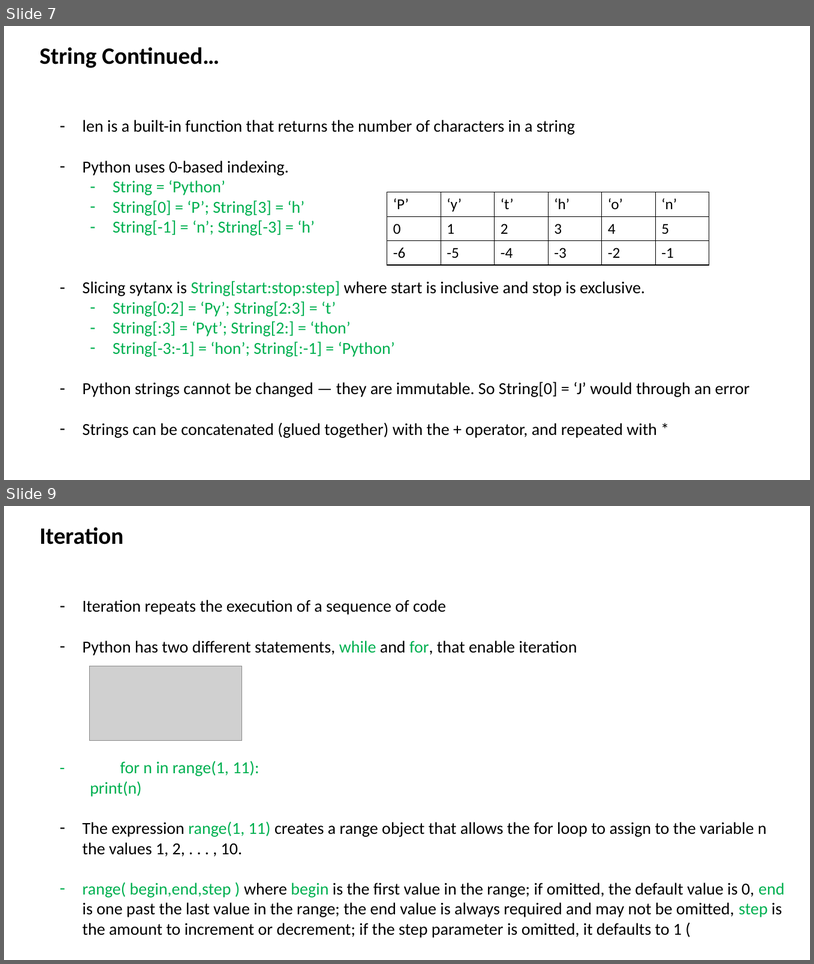
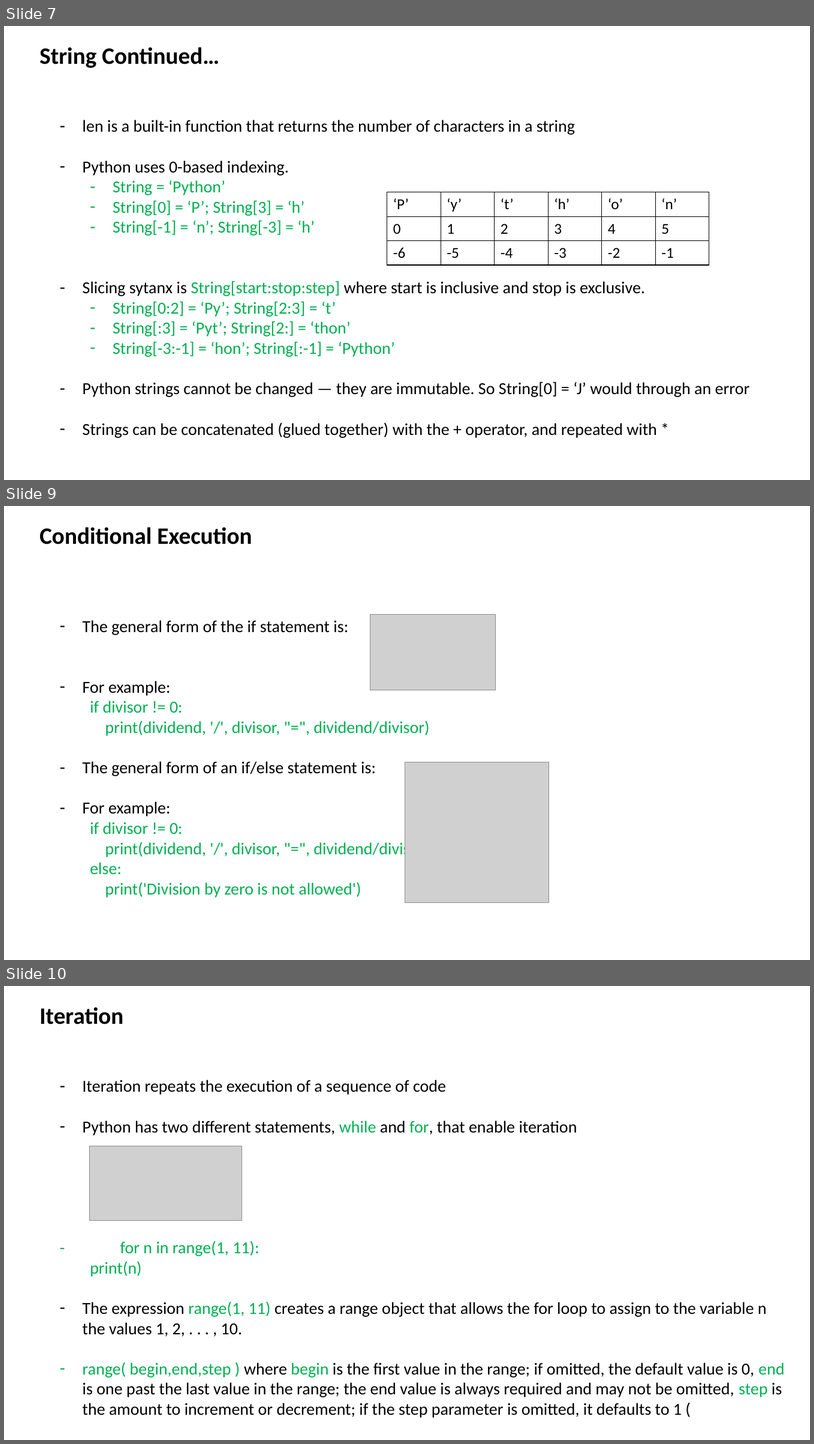
Before and after one commit to ashvani/PythonTraining, a slide deck: trainings_v1.pptx. Shown one above the other, each under a label of ours: slides 7 and 9 before the commit, slides 7, 9 and 10 after it; the slides between them are not shown. The pictures are 814x964 and 814x1444 pixels, drawn with LibreOffice and Linux fonts; fonts in the diff are those of the drawing; grey boxes stand for pictures. Boxes give left, top, right and bottom in pixels: in the first picture for what was removed or moved away, otherwise in the second. Text is boxed around its words. In the diff, an @@ line names an element or a change of style, - is before the commit and + after.

```diff
--- a/trainings_v1.pptx
+++ b/trainings_v1.pptx
@@ slide 9 added at [4,506,810,960], background #FFFFFF @@
@@ text added at [39,527,252,544], 28 pt, text #000000, bold @@
+Conditional Execution
@@ text added at [83,620,429,897], 20 pt, text #00B050 @@
+  – The general form of the if statement is:
+  – For example:
+    if divisor != 0:
+    print(dividend, '/', divisor, "=", dividend/divisor)
+  – The general form of an if/else statement is:
+  – For example:
+    if divisor != 0:
+    print(dividend, '/', divisor, "=", dividend/divisor)
+    else:
+    print('Division by zero is not allowed')
@@ picture added at [371,614,496,690] @@
@@ picture added at [405,762,549,902] @@
@@ what was slide 9 is now slide 10 @@
```
Also in this commit, not shown: 1 slide changed, 1 other slide added, 2 other files.
